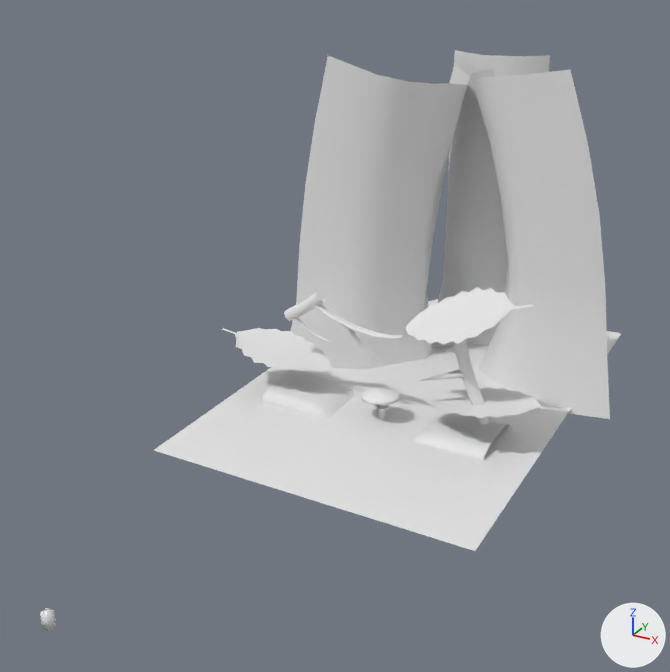
Two versions of the FBX model Assets/Game Assets/Scenario/jam_game_escenario.FBX, one commit apart.
One viewpoint serves both versions: a 50 mm camera at (62.8, -132.7, 79.7) aimed at (-1.2, -16.3, 21.5). Lighting does not change. The marker at lower right points along +X, +Y and +Z. Where no turn or scale is listed for an object, it has been applied to the vertices.

Before the edit, the objects in view are built like this:
```python
me_untitled = bpy.data.meshes.new('Untitled')
me_untitled.from_pydata(...)  # 83 vertices, 62 faces; spans x -10.6..12.4, y -6.5..6.6, z -1.9..1.6
me_untitled.materials.append(mat_mat_hoja_3)  # white #e7e7e7
me_untitled_006 = bpy.data.meshes.new('Untitled.006')
me_untitled_006.from_pydata(...)  # 48 vertices, 35 faces; spans x -9.1..21.7, y -15.8..14.3, z 0.0..60.2
me_untitled_006.materials.append(mat_mat_arbol_1)  # white #e7e7e7
me_untitled_009 = bpy.data.meshes.new('Untitled.009')
me_untitled_009.from_pydata(...)  # 30 vertices, 20 faces; spans x -11.5..10.9, y -12.5..-5.3, z 0.0..59.1
me_untitled_009.materials.append(mat_mat_arbol_2)  # white #e7e7e7
me_untitled_010 = bpy.data.meshes.new('Untitled.010')
me_untitled_010.from_pydata(...)  # 48 vertices, 35 faces; spans x -22.8..12.1, y -15.4..7.7, z 0.0..59.6
me_untitled_010.materials.append(mat_mat_arbol_3)  # white #e7e7e7
ob_arbol_1 = bpy.data.objects.new('arbol_1', me_untitled_006)
ob_arbol_1.location = (-20.3, 28.2, -1.1)
ob_arbol_2 = bpy.data.objects.new('arbol_2', me_untitled_009)
ob_arbol_2.location = (2.3, 49.2, -1.1)
ob_arbol_3 = bpy.data.objects.new('arbol_3', me_untitled_010)
ob_arbol_3.location = (23.1, 33.3, -1.1)
ob_hoja_3 = bpy.data.objects.new('hoja_3', me_untitled)
ob_hoja_3.location = (18.3, 0.1, 7.3)
# also in view: 'suelo' at (0.0, 13.9, 0.0); 'hoja_2' at (14.0, 0.3, 21.6); 'stone_l' at (-14.9, -0.1, 1.2); 'hoja_1' at (-22.8, -0.1, 8.1); 'stone_r' at (14.5, 0.4, 0.7)
```
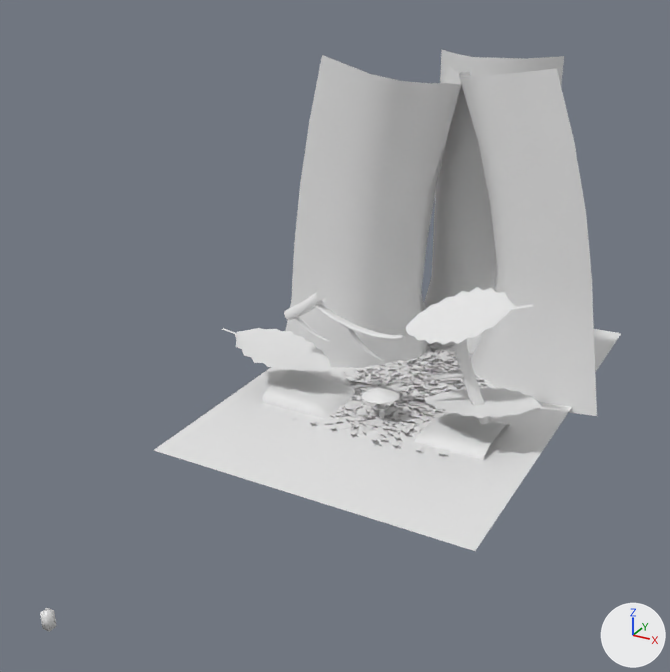
The change, as a diff of the scene's bpy script:
```diff
--- a/Assets/Game Assets/Scenario/jam_game_escenario.FBX.py
+++ b/Assets/Game Assets/Scenario/jam_game_escenario.FBX.py
@@ mat_mat_grass_001 @@
+mat_mat_grass_001 = principled_material('MAT_grass.001')
+mat_mat_grass_001.base_color = (0.8, 0.8, 0.8)  # white #e7e7e7
+mat_mat_grass_001.roughness = 0.553
@@ me_untitled_009 @@
 me_untitled_009.from_pydata(...)  # 30 vertices, 20 faces; spans x -11.5..10.9, y -12.5..-5.3, z 0.0..59.1
 # used by ob_arbol_2; location = (2.3, 49.2, -1.1)
+# me_untitled_009 part 1: the whole mesh is scaled about its middle by (1.28, 1.73, 1), then moved by (0.0, -0.6, 0.0)
 me_untitled_009.materials.append(mat_mat_arbol_2)
@@ me_untitled_019 @@
+me_untitled_019.from_pydata(...)  # 6720 vertices, 1680 faces; spans x -14.9..19.3, y -7.3..41.6, z 0.0..0.3
+me_untitled_019.materials.append(mat_mat_grass_001)  # white #e7e7e7
@@ ob_arbol_2 @@
 ob_arbol_2 = bpy.data.objects.new('arbol_2', me_untitled_009)
-ob_arbol_2.location = (2.3, 49.2, -1.1)
+ob_arbol_2.location = (2.3, 47.3, -1.1)
@@ ob_arbol_1 @@
 ob_arbol_1 = bpy.data.objects.new('arbol_1', me_untitled_006)
-ob_arbol_1.location = (-20.3, 28.2, -1.1)
+ob_arbol_1.location = (-21.4, 28.2, -1.1)
@@ ob_arbol_3 @@
 ob_arbol_3 = bpy.data.objects.new('arbol_3', me_untitled_010)
-ob_arbol_3.location = (23.1, 33.3, -1.1)
+ob_arbol_3.location = (20.8, 33.3, -1.1)
@@ ob_grass @@
+ob_grass = bpy.data.objects.new('grass', me_untitled_019)
+ob_grass.location = (-0.1, -3.3, 0.0)
```

What differs and where, as boxes (x1, y1, x2, y2) in the pictures (670 x 672 px):
'arbol_1', moved
    before: (291, 56, 470, 369)
    after: (286, 55, 461, 368)
'arbol_3', moved
    before: (471, 69, 610, 419)
    after: (459, 68, 597, 416)
'arbol_2', mesh rescaled, moved (25% wider)
    before: (438, 50, 550, 346)
    after: (424, 50, 564, 354)
'grass', added
    after: (291, 342, 499, 457)
